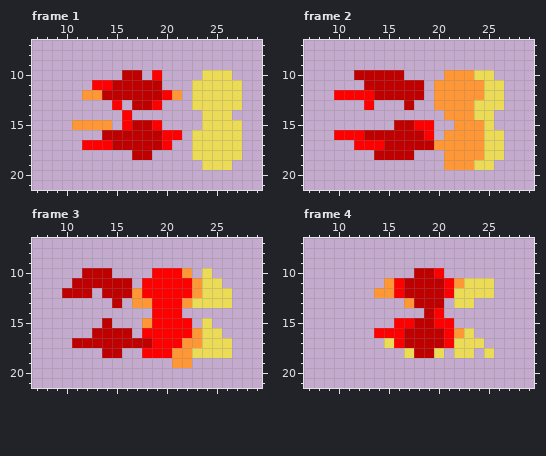
Edited in one commit: pixel-art file (Osiris/Sprites/fireball.aseprite). Above: the version before the commit.
32x32 pixels, 4 frames. Shown: frame 1: x 7..29, y 7..21; frame 2: x 7..29, y 7..21; frame 3: x 7..29, y 7..21; frame 4: x 7..29, y 7..21.
Now the later version:
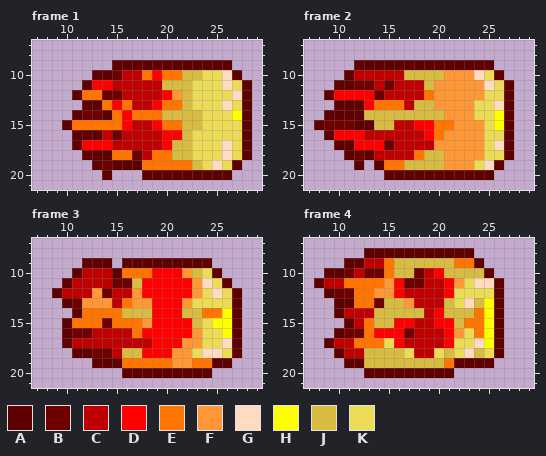
Palette (. is transparent): A #5f0000  B #6f0000  C #bf0000  D #ff0000  E #ff7500  F #ff9736  G #ffdbc0  H #ffff00  J #d7bb43  K #ebdb57
Change:
layer "Flattened" added
layer "Layer 2" removed
layer "Layer 3" removed
layer "Layer 4" removed
layer "Layer 5" removed
Changed rows in their new state; - is an unchanged pixel.
Frame 1, layer "Flattened":
first column x 10:
 9 -----AAAAAAAAAAAA--
10 ---AAB--E-EEJJ--GA-
11 --A-------JJJ---G-A
12 -AEEBB------J----GA
13 --AAE-E---EEJ---G-A
14 -ABBAE-EEEJJJJ---HA
15 AEEEEE----EEJJ----A
16 -AAA-B------J-----A
17 -A---------JJ---G-A
18 --AAAEEB-EEJJ---G-A
19 ---ABAAAEEEEEJ-G-A-
20 ----A---AAAAAAAAA--
Frame 2, layer "Flattened":
first column x 8:
 9 ----AAAAAAAAAAAAAA--
10 ---A-----JJJJ---G-A-
11 --AABB-B---J-----G-A
12 -A----B----E-------A
13 --AAA-EEE-JJ------GA
14 -AAAAJJJJJJJJ-----HA
15 ABBBAAJJ----EE----HA
16 -A----------E------A
17 --AA---B----------GA
18 ---ABA----EJJ------A
19 ----A-AEEJJJJ----GA-
20 -------AAAAAAAAAAA--
Frame 3, layer "Flattened":
first column x 9:
 9 ---AAA-AAAAAAAAA---
10 --A---AEEE----J-A--
11 -A----BBJ------G-A-
12 A---FB----------G-A
13 -ABFFF-E----------A
14 --AEEEEJJJ---JJEEHA
15 -AEEEBEEE-----J-HHA
16 -ABB----E--------HA
17 -A---------------GA
18 --AABB-JJ------GG-A
19 ----AAAEEEEE--EEAA-
20 -------AAAAAAAAA---
Frame 4, layer "Flattened":
first column x 8:
 8 -----AAAAAAAAAAA---
 9 ---AACCEJJJJJJEEA--
10 -AABCBBEJJB--JJJJA-
11 ACCEEEE--BB-----GGA
12 -ABBEE------------A
13 --AAEEBJJ----J-GJHA
14 --ACCCJJJJJ--JJJEHA
15 ---ACEJJ------JEEHA
16 --ABBE---B------EHA
17 -ACCEEE---------GHA
18 --ACCJJJJ----J-GJ-A
19 ---AAJJJJJJJJEAAAA-
20 -----AAAAAAAAA-----
Where, in picture pixels (left, top, right, bottom), the same in both pictures:
changed: (62, 60, 252, 180)
changed: (314, 60, 514, 180)
changed: (52, 258, 242, 378)
changed: (314, 248, 504, 378)
